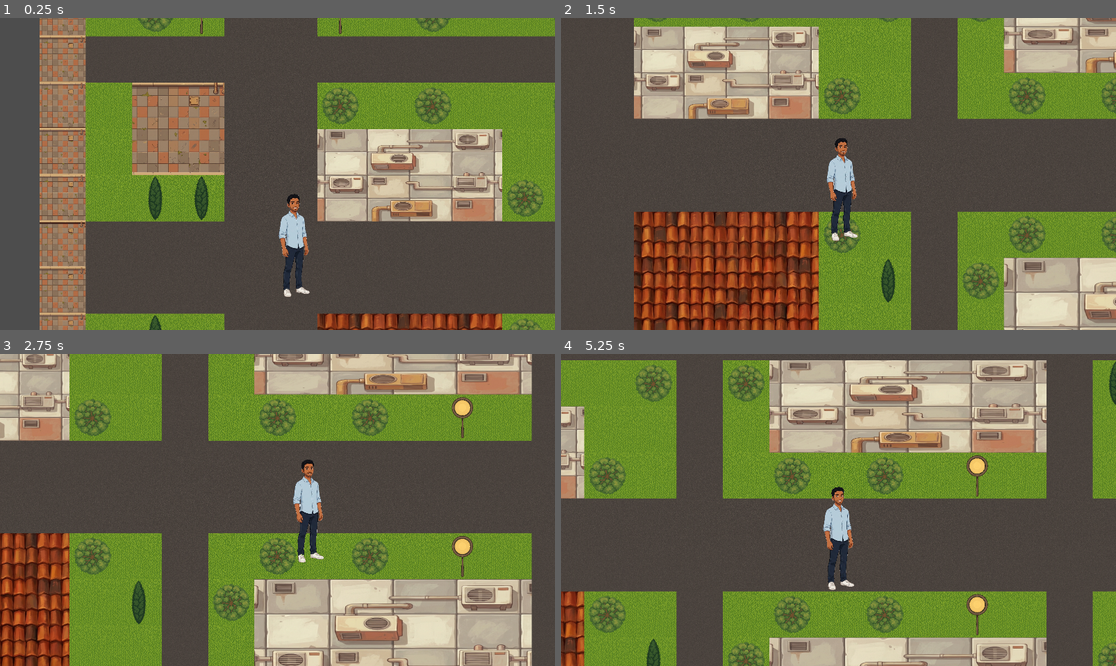
Above: before the commit, frames 1-4 (two rows, left to right).
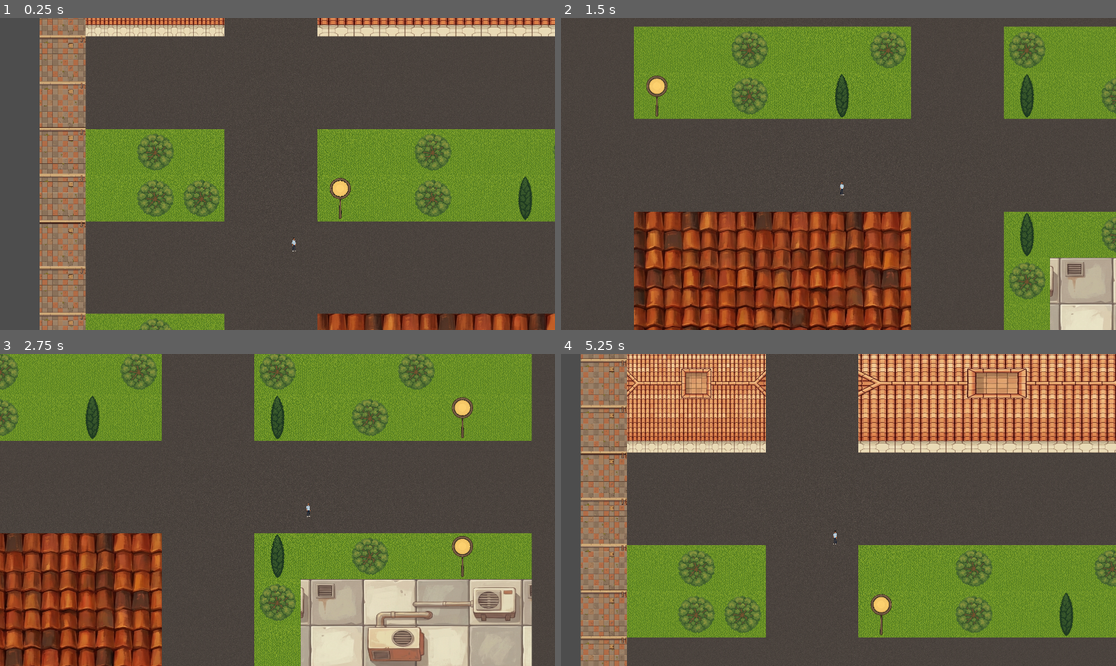
Above: after the commit, the same moments.

Repository: PranavBakre/startup-builder
Game: Godot game, scene res://scenes/world.tscn
Two runs of this game, one before a commit and one after it. Both use one fixed random seed, a clock stepped at 60 frames per second and the inputs below.
Inputs (mouse positions are in pixels of both pictures, inside the frame that each line leads up to):
- Up to frame 1 (0.25 s): no input
- Up to frame 2 (1.5 s): tap Enter (ui_accept) at 0.5, 0.77 s; move the mouse to (960, 158) at 0.52 s; hold Right (ui_right) 0.53-1.28 s; hold C (interact) 0.53-1.28 s; click (960, 158) at 0.67 s; move the mouse to (727, 189) at 1.27 s; hold Down (ui_down) from 1.28 s (still down); tap 0 at 1.35 s
- Up to frame 3 (2.75 s): tap Enter (ui_accept) at 1.52 s; move the mouse to (333, 441) at 2.02 s; release Down (ui_down) at 2.03 s; hold Right (ui_right) from 2.03 s (still down); hold C (interact) from 2.03 s (still down)
- Up to frame 4 (5.25 s): move the mouse to (810, 572) at 2.77 s; release Right (ui_right) at 2.78 s; release C (interact) at 2.78 s; hold Up (ui_up) 2.78-3.53 s; tap 0 at 2.85, 4.35 s; click (810, 572) at 2.92 s; tap Enter (ui_accept) at 3.02, 3.77, 4.52 s; move the mouse to (1005, 556) at 3.52 s; hold C (interact) 3.53-4.28 s; hold Left (ui_left) 3.53-5.03 s; move the mouse to (672, 463) at 4.27 s; move the mouse to (866, 510) at 5.02 s; hold Down (ui_down) from 5.03 s (still down); hold C (interact) from 5.03 s (still down); click (866, 510) at 5.17 s

The runs differ from the first frame. In frame 1, 30% of the frame differs, in the area x 15-100%, y 0-100%; in frame 2, 42%; in frame 3, 39%; in frame 4, 74%, in the area x 0-100%, y 0-100%.

Commit message:
Fix character scaling, widen roads, enlarge buildings

Diff:
--- a/game/scripts/npc.gd
+++ b/game/scripts/npc.gd
@@ -32,7 +32,7 @@
 		sprite.texture = texture
 		# Scale from source texture to TILE_SIZE
 		var tex_size = texture.get_size()
-		sprite.scale = Vector2(float(TILE_SIZE) / tex_size.x, float(TILE_SIZE) / tex_size.y)
+		sprite.scale = Vector2(float(TILE_SIZE) * 0.6 / tex_size.x, float(TILE_SIZE) * 0.6 / tex_size.y)
 	else:
 		print("ERROR: Could not load texture or find sprite for NPC: ", npc_id)
 
--- a/game/scripts/player.gd
+++ b/game/scripts/player.gd
@@ -19,6 +19,10 @@
 
 func _ready():
 	update_world_position()
+	# Scale sprite to ~60% of a tile
+	var tex_size = sprite.texture.get_size()
+	var char_scale = float(TILE_SIZE) * 0.6 / tex_size.x
+	sprite.scale = Vector2(char_scale, char_scale)
 	# Y-sort based on position
 	z_index = 0
 	y_sort_enabled = true
--- a/game/scripts/world.gd
+++ b/game/scripts/world.gd
@@ -158,26 +158,30 @@
 	for x in range(MAP_WIDTH):
 		tile_map[23][x] = TileType.GROUND
 		tile_map[24][x] = TileType.GROUND
-	# E-W: 80 Feet Road — secondary artery
+	# E-W: 80 Feet Road — secondary artery (2 tiles wide)
 	for x in range(MAP_WIDTH):
 		tile_map[40][x] = TileType.GROUND
+		tile_map[41][x] = TileType.GROUND
 	# N-S: CMH Road — major north-south (2 tiles wide)
 	for y in range(MAP_HEIGHT):
 		tile_map[y][4] = TileType.GROUND
 		tile_map[y][5] = TileType.GROUND
-	# N-S: 12th Main — the famous cafe/commercial strip
+	# N-S: 12th Main — the famous cafe/commercial strip (2 tiles wide)
 	for y in range(MAP_HEIGHT):
 		tile_map[y][42] = TileType.GROUND
-	# Cross streets (E-W, numbered, 1 tile each)
+		tile_map[y][43] = TileType.GROUND
+	# Cross streets (E-W, 2 tiles each)
 	var cross_ys = [7, 14, 19, 30, 36, 46]
 	for ry in cross_ys:
 		for x in range(MAP_WIDTH):
 			tile_map[ry][x] = TileType.GROUND
-	# Main roads (N-S, numbered, 1 tile each)
+			tile_map[ry + 1][x] = TileType.GROUND
+	# Main roads (N-S, 2 tiles each)
 	var main_xs = [12, 20, 28, 35, 50, 56]
 	for rx in main_xs:
 		for y in range(MAP_HEIGHT):
 			tile_map[y][rx] = TileType.GROUND
+			tile_map[y][rx + 1] = TileType.GROUND
 
 	# Border walls
 	for x in range(MAP_WIDTH):
@@ -192,25 +196,25 @@
 	# ============================================================
 	# City blocks: grass rectangles between road lines
 	var x_blocks = [
-		[1, 3], [6, 11], [13, 19], [21, 27],
-		[29, 34], [36, 41], [43, 49], [51, 55], [57, 58]
+		[1, 3], [6, 11], [14, 19], [22, 27],
+		[30, 34], [37, 41], [44, 49], [52, 55], [58, 58]
 	]
 	var y_blocks = [
-		[1, 6], [8, 13], [15, 18], [20, 22],
-		[25, 29], [31, 35], [37, 39], [41, 45], [47, 48]
+		[1, 6], [9, 13], [16, 18], [21, 22],
+		[25, 29], [32, 35], [38, 39], [42, 45], [48, 48]
 	]
 
 	# Blocks reserved for parks (exact match with x_blocks/y_blocks entries)
 	var park_block_keys = [
-		Vector4i(6, 11, 31, 35),   # Indiranagar Park
-		Vector4i(51, 55, 41, 45),  # Defence Colony Playground
-		Vector4i(6, 11, 8, 13)     # BDA Complex green / Metro area
+		Vector4i(6, 11, 32, 35),   # Indiranagar Park
+		Vector4i(52, 55, 42, 45),  # Defence Colony Playground
+		Vector4i(6, 11, 9, 13)     # BDA Complex green / Metro area
 	]
 
 	# Blocks designated as schools (near Priya the teacher at 28,46)
 	var school_block_keys = [
-		Vector4i(29, 34, 41, 45),  # School near Defence Colony
-		Vector4i(21, 27, 15, 18),  # School near 100 Feet Road
+		Vector4i(30, 34, 42, 45),  # School near Defence Colony
+		Vector4i(22, 27, 16, 18),  # School near 100 Feet Road
 	]
 
 	for xr in x_blocks:
@@ -265,8 +269,8 @@
 					wt = TileType.WALL_BRICK
 
 			# Building fills most of block (1 tile grass buffer)
-			var bw = maxi(2, block_w - rng.randi_range(1, 2))
-			var bh = maxi(2, block_h - rng.randi_range(1, 2))
+			var bw = maxi(3, block_w - rng.randi_range(0, 1))
+			var bh = maxi(3, block_h - rng.randi_range(0, 1))
 			var bx = xr[0] + rng.randi_range(0, maxi(0, block_w - bw))
 			var by = yr[0] + rng.randi_range(0, maxi(0, block_h - bh))
 
@@ -364,21 +368,25 @@
 		if tile_map[y][6] == TileType.GROUND_GRASS:
 			tile_map[y][6] = tt
 
-	# All other roads: trees on both sides every 3 tiles
-	var all_ew_roads = [7, 14, 19, 30, 36, 40, 46]
-	for ry in all_ew_roads:
+	# All other roads: trees on both sides every 3 tiles (roads are now 2 tiles wide)
+	# E-W roads: top edge at ry, bottom edge at ry+1; trees at ry-1 and ry+2
+	# 80 Feet Road: 40-41; Cross streets: each ry and ry+1
+	var all_ew_roads_top = [7, 14, 19, 30, 36, 40, 46]
+	for ry in all_ew_roads_top:
 		for x in range(2, MAP_WIDTH - 2, 3):
 			if ry > 1 and tile_map[ry - 1][x] == TileType.GROUND_GRASS:
 				tile_map[ry - 1][x] = TileType.TREE if rng.randf() < 0.7 else TileType.TREE_PINE
-			if ry + 1 < MAP_HEIGHT - 1 and tile_map[ry + 1][x] == TileType.GROUND_GRASS:
-				tile_map[ry + 1][x] = TileType.TREE if rng.randf() < 0.7 else TileType.TREE_PINE
-	var all_ns_roads = [12, 20, 28, 35, 42, 50, 56]
-	for rx in all_ns_roads:
+			if ry + 2 < MAP_HEIGHT - 1 and tile_map[ry + 2][x] == TileType.GROUND_GRASS:
+				tile_map[ry + 2][x] = TileType.TREE if rng.randf() < 0.7 else TileType.TREE_PINE
+	# N-S roads: left edge at rx, right edge at rx+1; trees at rx-1 and rx+2
+	# 12th Main: 42-43; Main roads: each rx and rx+1
+	var all_ns_roads_left = [12, 20, 28, 35, 42, 50, 56]
+	for rx in all_ns_roads_left:
 		for y in range(2, MAP_HEIGHT - 2, 3):
 			if rx > 1 and tile_map[y][rx - 1] == TileType.GROUND_GRASS:
 				tile_map[y][rx - 1] = TileType.TREE if rng.randf() < 0.7 else TileType.TREE_PINE
-			if rx + 1 < MAP_WIDTH - 1 and tile_map[y][rx + 1] == TileType.GROUND_GRASS:
-				tile_map[y][rx + 1] = TileType.TREE if rng.randf() < 0.7 else TileType.TREE_PINE
+			if rx + 2 < MAP_WIDTH - 1 and tile_map[y][rx + 2] == TileType.GROUND_GRASS:
+				tile_map[y][rx + 2] = TileType.TREE if rng.randf() < 0.7 else TileType.TREE_PINE
 
 	# ============================================================
 	# STREET FURNITURE — benches, trash cans, signs along roads
